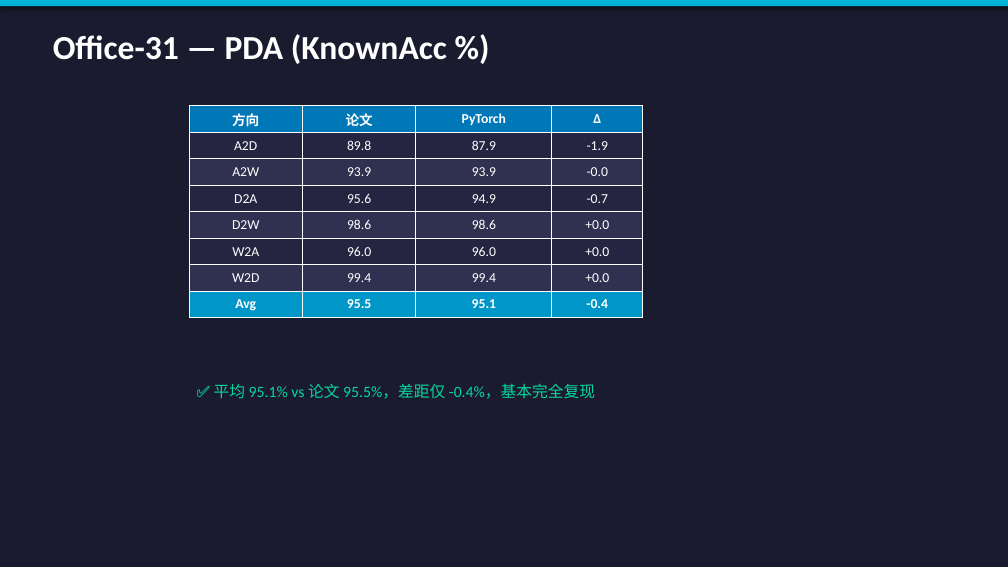
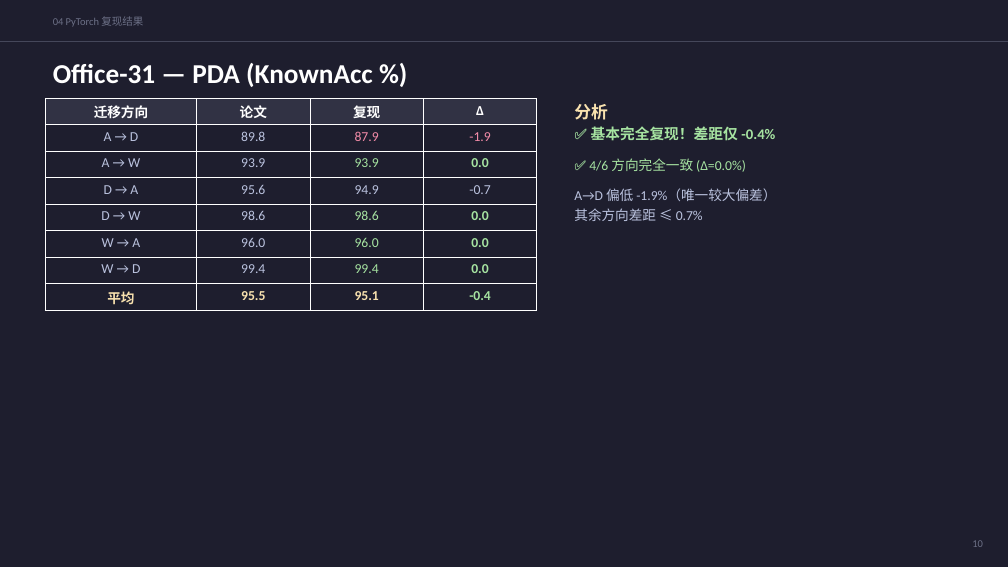
Before and after one commit to penguinand/LEAD-, a slide deck: slide 10 of LEAD_Reproduction_Report.pptx (slide 6 before the commit). Drawn at 1008x567 pixels with LibreOffice and Linux fonts; fonts in the diff are those of the drawing. Boxes give left, top, right and bottom in pixels: in the first picture for what was removed or moved away, otherwise in the second. Text is boxed around its words. In the diff, an @@ line names an element or a change of style, - is before the commit and + after.

```diff
--- a/LEAD_Reproduction_Report.pptx
+++ b/LEAD_Reproduction_Report.pptx
@@ background #1B1B2F to #1E1E2E @@
@@ rectangle removed at [0,0,1008,6] @@
@@ text added at [53,16,143,27], 10 pt, text #6C7086 @@
+04 PyTorch 复现结果
@@ line added from (0, 42) to (1008, 42), #45475A 0.5 pt @@
@@ text "Office-31 — PDA (KnownAcc %)": place and size @@
-text "Office-31 — PDA (KnownAcc %)" at [53,34,447,64]
+text "Office-31 — PDA (KnownAcc %)" at [53,63,373,87]
@@ text "Office-31 — PDA (KnownAcc %)" at [53,63,373,87]: size 32 to 26 pt @@
@@ table at [45,98,537,310] @@
-row 1, column 1: 方向
+row 1, column 1: 迁移方向
-row 1, column 3: PyTorch
+row 1, column 3: 复现
-row 2, column 1: A2D
+row 2, column 1: A → D
-row 3, column 1: A2W
+row 3, column 1: A → W
-row 3, column 4: -0.0
+row 3, column 4: 0.0
-row 4, column 1: D2A
+row 4, column 1: D → A
-row 5, column 1: D2W
+row 5, column 1: D → W
-row 5, column 4: +0.0
+row 5, column 4: 0.0
-row 6, column 1: W2A
+row 6, column 1: W → A
-row 6, column 4: +0.0
+row 6, column 4: 0.0
-row 7, column 1: W2D
+row 7, column 1: W → D
-row 7, column 4: +0.0
+row 7, column 4: 0.0
-row 8, column 1: Avg
+row 8, column 1: 平均
@@ fill #0077B6 to #313244 in row 1 @@
@@ fill #252542 to #1E1E2E in 12 cells @@
@@ fill #303050 to #1E1E2E in 12 cells @@
@@ fill #0096C7 to #1E1E2E in row 8 @@
@@ text colour #FFFFFF to #BAC2DE in "89.8", "93.9", "95.6", "94.9" and 4 more places @@
@@ text colour #FFFFFF to #F38BA8 in "87.9", "-1.9" @@
@@ text colour #FFFFFF to #A6E3A1 in "93.9", "98.6", "96.0", "99.4" and 1 more places @@
@@ text colour #FFFFFF to #F9E2AF in "95.5", "95.1" @@
@@ table: place and size @@
-table at [189,106,643,318]
+table at [45,98,537,310]
@@ text added at [574,103,776,221], 13 pt, text #A6E3A1 @@
+分析
+✅ 基本完全复现！差距仅 -0.4%
+✅ 4/6 方向完全一致 (Δ=0.0%)
+A→D 偏低 -1.9%（唯一较大偏差）
+其余方向差距 ≤ 0.7%
@@ text removed at [214,383,595,399] @@
-✅ 平均 95.1% vs 论文 95.5%，差距仅 -0.4%，基本完全复现
@@ text added at [972,540,983,547], 10 pt, text #6C7086 @@
+10
```
Also in this commit, not shown: 6 other slides changed, 10 slides added, 5 slides removed.
